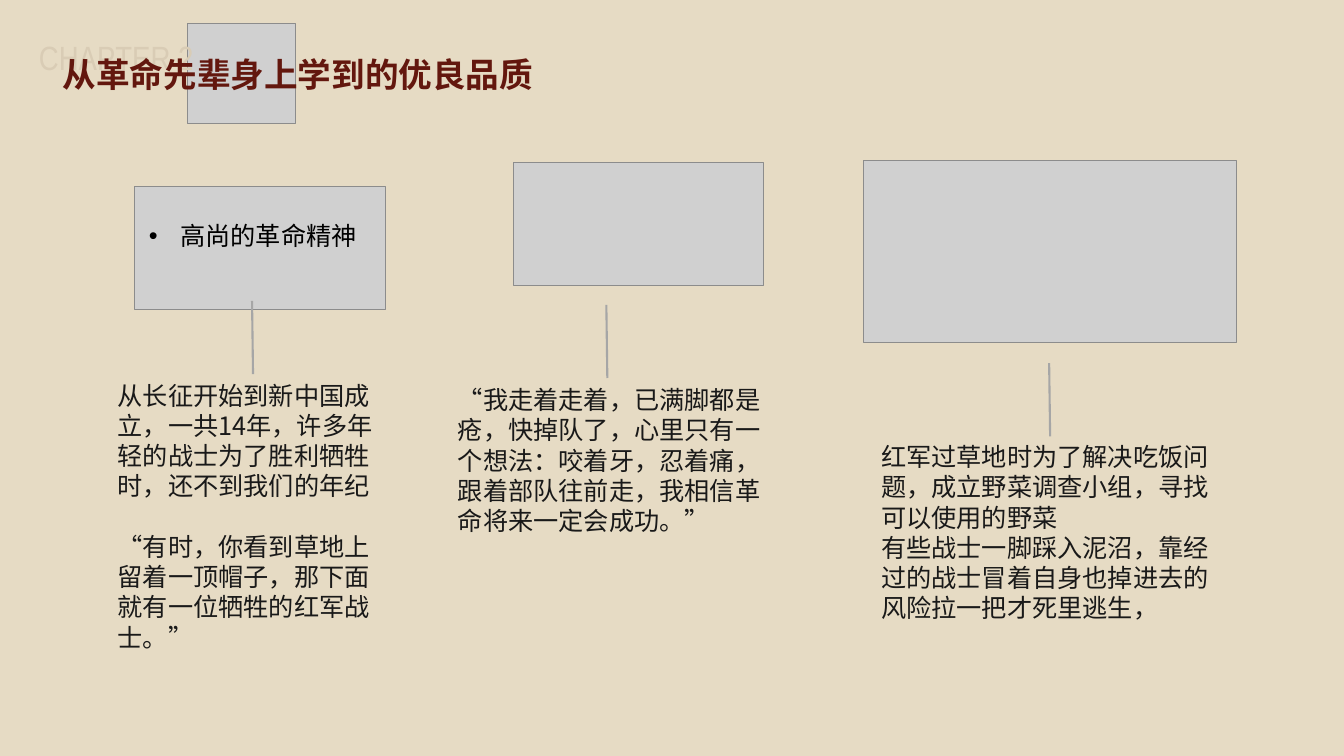
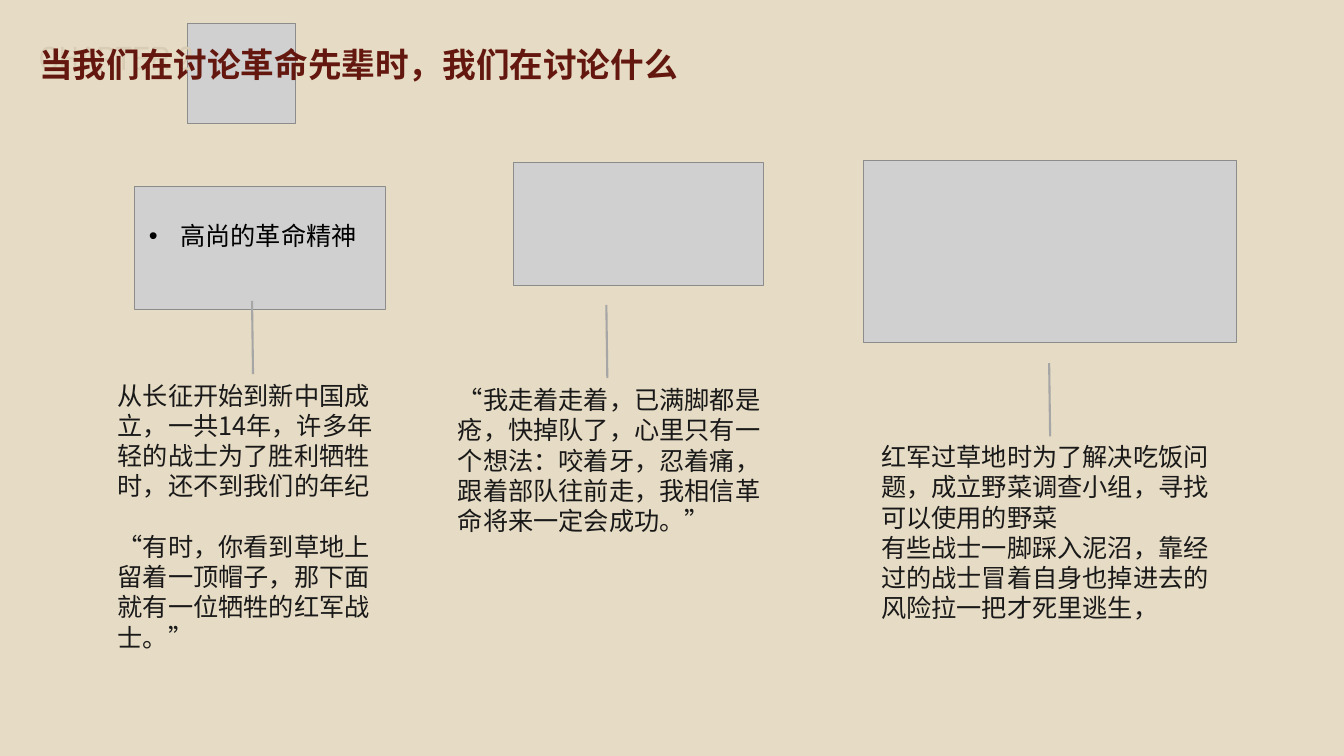
Before and after one commit to hdy2001/DAnotes3_1, a slide deck: slide 10 of 团日资料/长征时期(1).pptx. Drawn at 1344x756 pixels with LibreOffice and Linux fonts; fonts in the diff are those of the drawing; grey boxes stand for pictures. Boxes give left, top, right and bottom in pixels: in the first picture for what was removed or moved away, otherwise in the second. Text is boxed around its words. In the diff, an @@ line names an element or a change of style, - is before the commit and + after.

```diff
--- a/团日资料/长征时期(1).pptx
+++ b/团日资料/长征时期(1).pptx
@@ text at [39,42,677,86]: text changed @@
-从革命先辈身上学到的优良品质
+当我们在讨论革命先辈时，我们在讨论什么
```
Also in this commit, not shown: 1 other slide changed, 13 other files.
